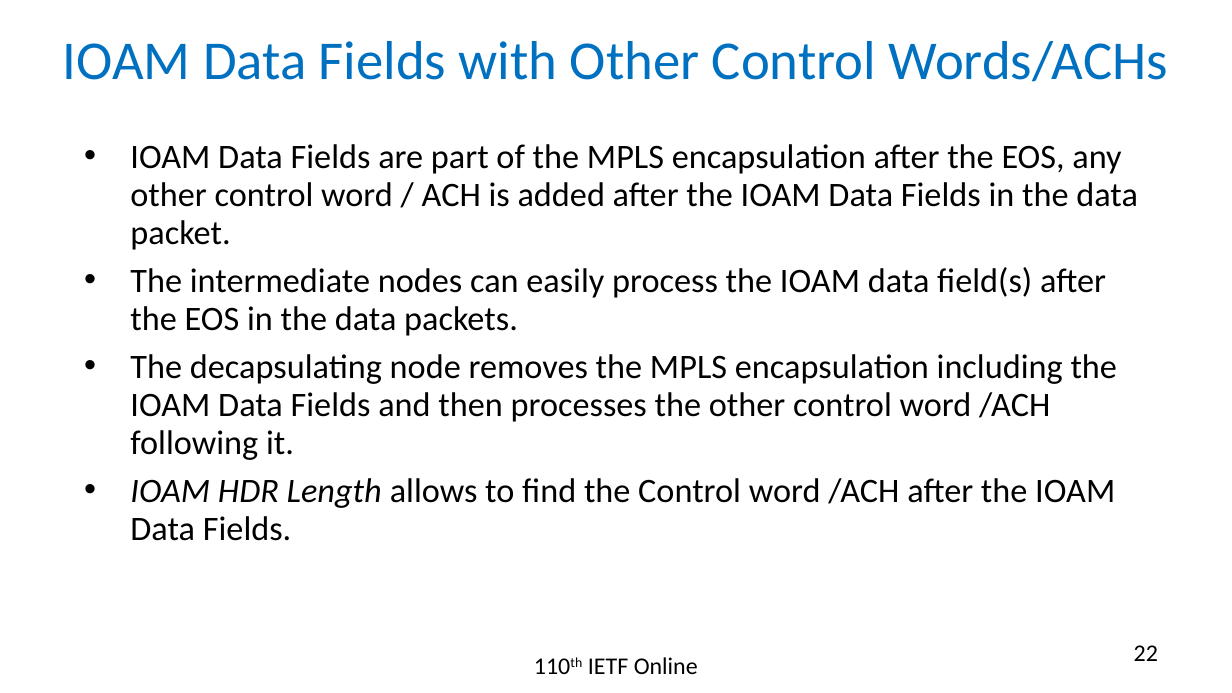
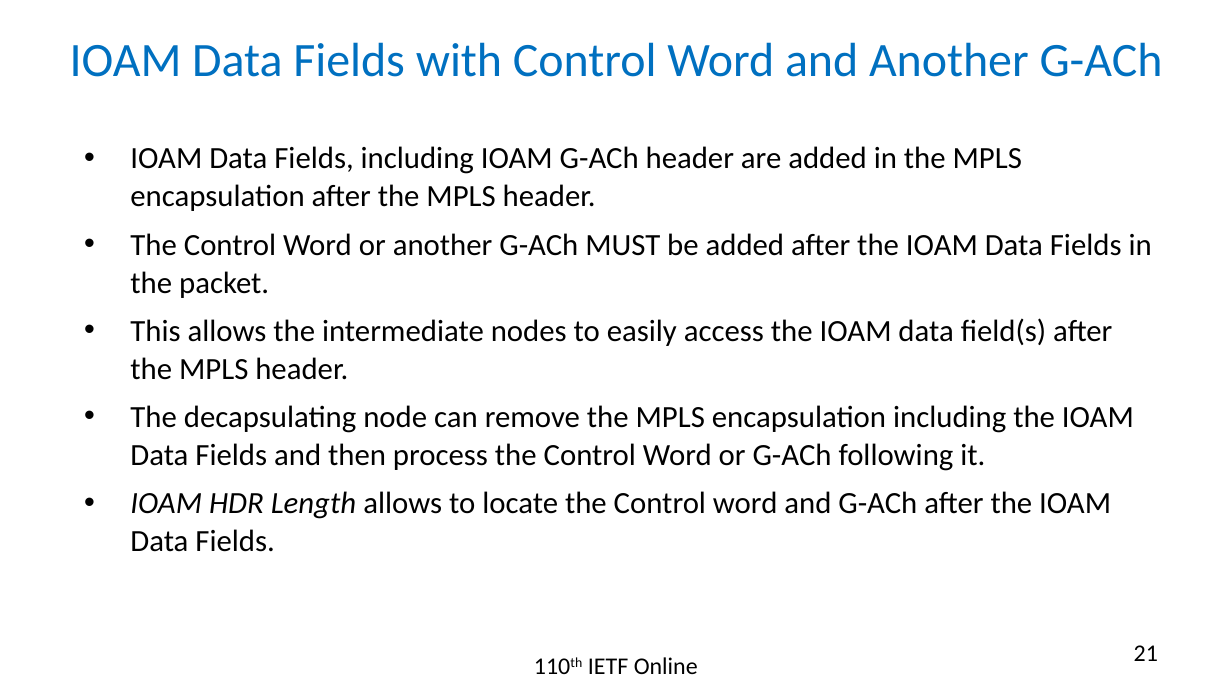
Before and after one commit to rakgandhi/ietf-slides, a slide deck: slide 21 of draft-gandhi-mpls-ioam-sr-05.pptx (slide 22 before the commit). Drawn at 1232x693 pixels with LibreOffice and Linux fonts; fonts in the diff are those of the drawing. Boxes give left, top, right and bottom in pixels: in the first picture for what was removed or moved away, otherwise in the second. Text is boxed around its words. In the diff, an @@ line names an element or a change of style, - is before the commit and + after.

```diff
--- a/draft-gandhi-mpls-ioam-sr-05.pptx
+++ b/draft-gandhi-mpls-ioam-sr-05.pptx
@@ title at (70,42,1163,77): text changed; size 32 to 28 pt @@
-IOAM Data Fields with Other Control Words/ACHs
+IOAM Data Fields with Control Word and Another G-ACh
@@ text at (130,146,1152,552): text changed; size 20 to 18 pt @@
-• IOAM Data Fields are part of the MPLS encapsulation after the EOS, any other control word / ACH is added after the IOAM Data Fields in the data packet.
-• The intermediate nodes can easily process the IOAM data field(s) after the EOS in the data packets.
-• The decapsulating node removes the MPLS encapsulation including the IOAM Data Fields and then processes the other control word /ACH following it.
-• IOAM HDR Length allows to find the Control word /ACH after the IOAM Data Fields.
+• IOAM Data Fields, including IOAM G-ACh header are added in the MPLS encapsulation after the MPLS header.
+• The Control Word or another G-ACh MUST be added after the IOAM Data Fields in the packet.
+• This allows the intermediate nodes to easily access the IOAM data field(s) after the MPLS header.
+• The decapsulating node can remove the MPLS encapsulation including the IOAM Data Fields and then process the Control Word or G-ACh following it.
+• IOAM HDR Length allows to locate the Control word and G-ACh after the IOAM Data Fields.
@@ page number at (1134,645,1158,661): text changed @@
-22
+21
```
Also in this commit, not shown: 3 other slides changed, 1 slide added, 1 other file.
